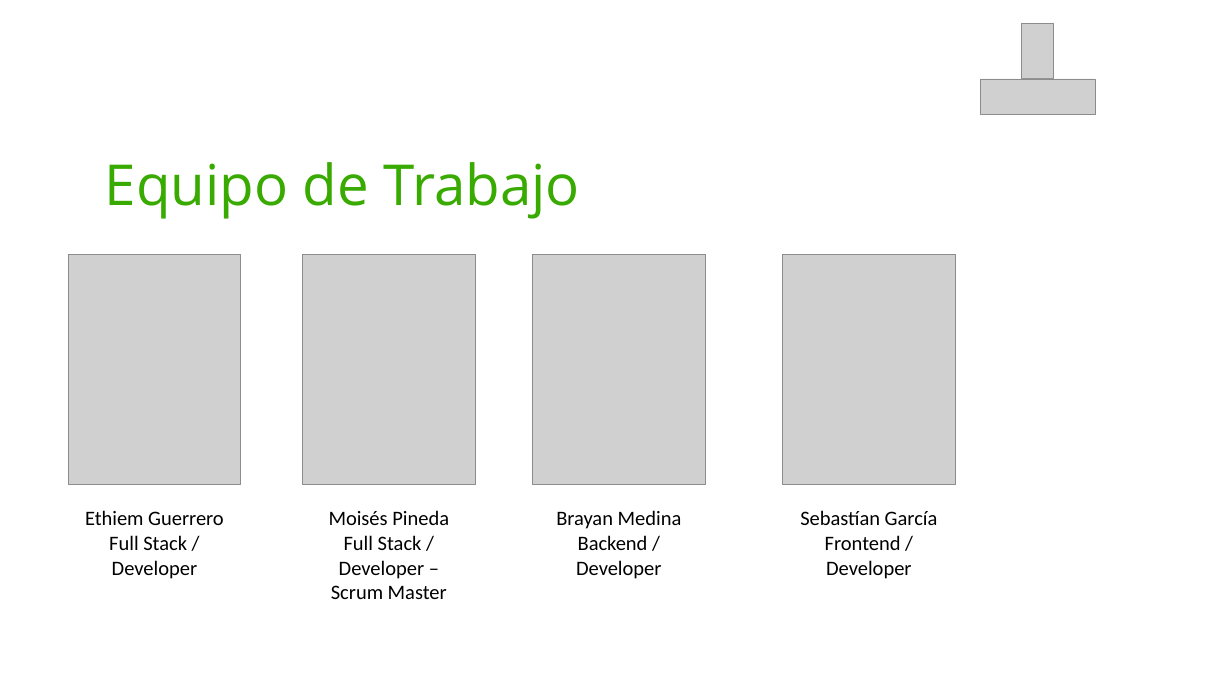
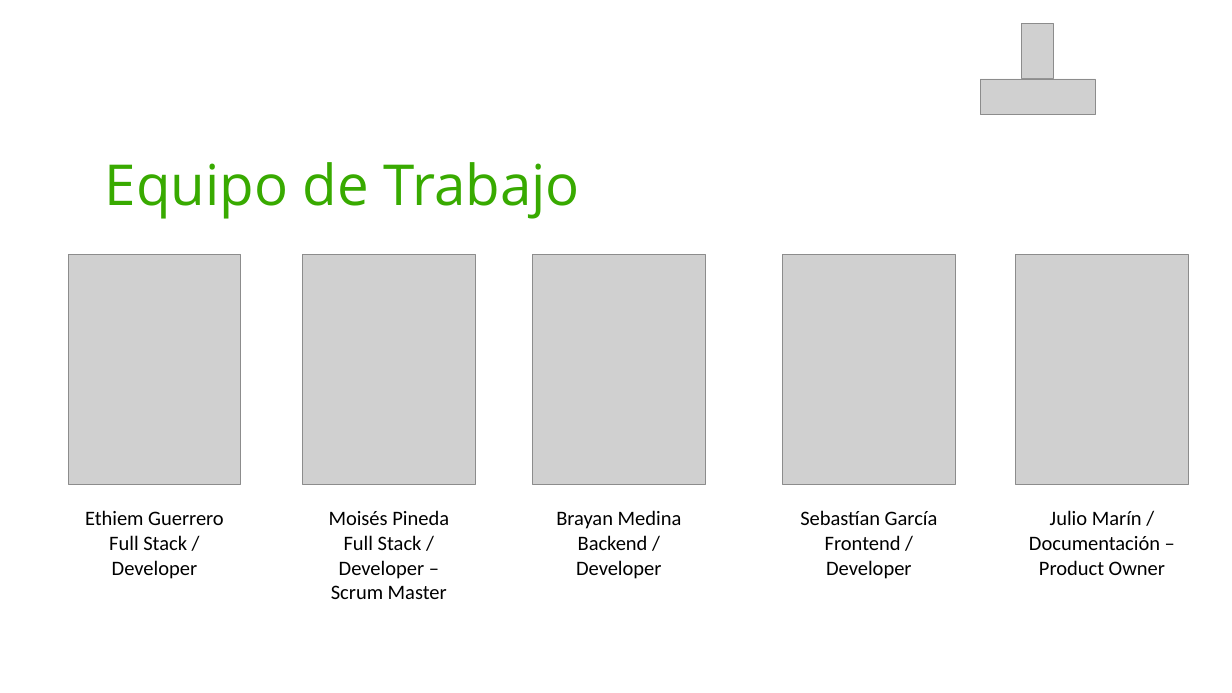
Before and after one commit to moises-ph/Nodens-documentacion, a slide deck: slide 2 of Presentaciones del proyecto/Presentación de Proyecto Pitch1.pptx. Drawn at 1232x693 pixels with LibreOffice and Linux fonts; fonts in the diff are those of the drawing; grey boxes stand for pictures; background and template pictures are left out. Boxes give left, top, right and bottom in pixels: in the first picture for what was removed or moved away, otherwise in the second. Text is boxed around its words. In the diff, an @@ line names an element or a change of style, - is before the commit and + after.

```diff
--- a/Presentaciones del proyecto/Presentación de Proyecto Pitch1.pptx
+++ b/Presentaciones del proyecto/Presentación de Proyecto Pitch1.pptx
@@ picture added at box(1016, 254, 1189, 484) @@
@@ text added at box(1029, 510, 1165, 575), 16 pt, text #000000 @@
+Julio Marín /
+Documentación –
+Product Owner
```
Also in this commit, not shown: 1 other slide changed.
